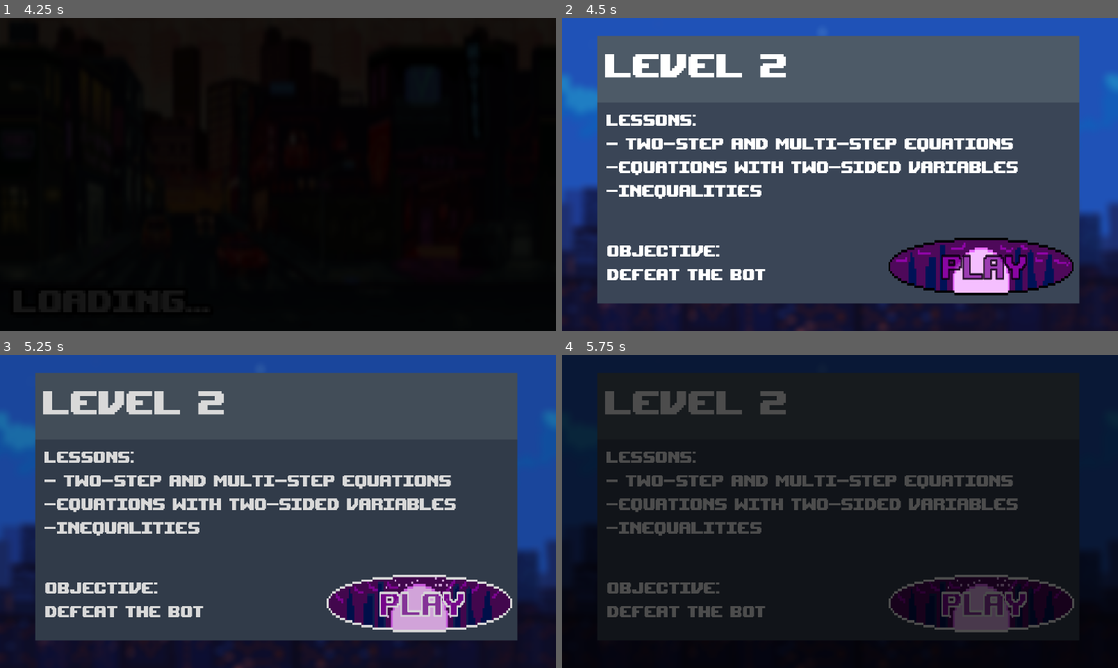
Above: before the commit, frames 1-4 (two rows, left to right).
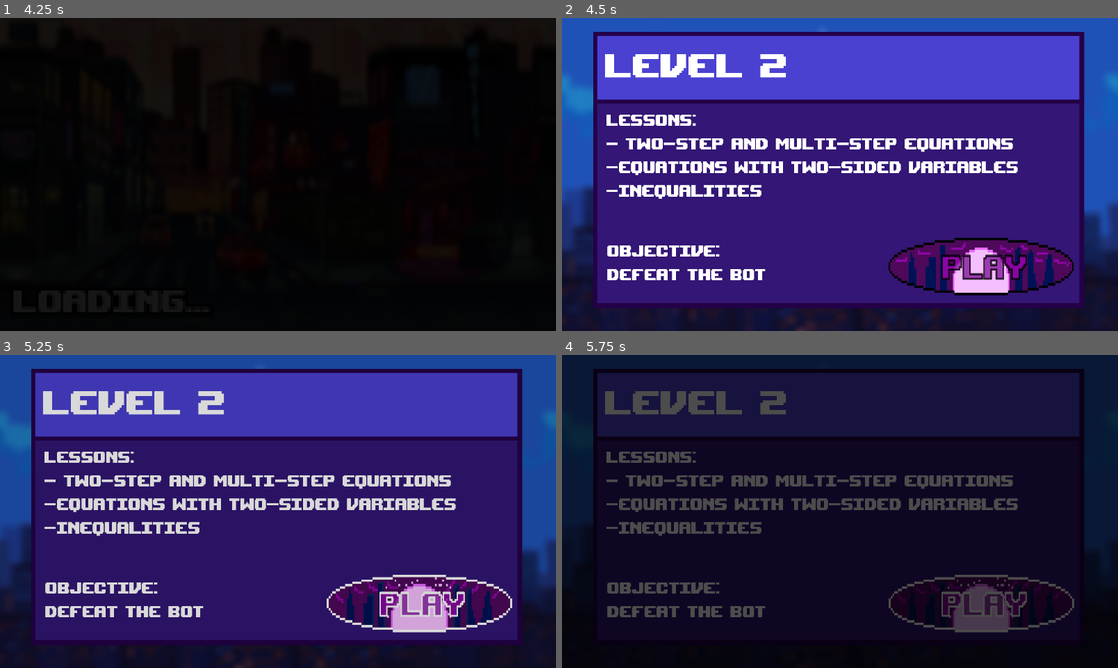
Above: after the commit, the same moments.

Repository: VinceAL-9/Mathfight
Game: Godot game, scene res://scenes/Whole game/Choose mode/campaign/campaign_select.tscn
Same seed, same stepped clock (60 frames per second), same inputs: the game is played once before the commit and once after it. This scene is started directly instead of the project's main scene.
Inputs (mouse positions are in pixels of both pictures, inside the frame that each line leads up to):
- Up to frame 1 (4.25 s): click "1" at 0.5 s; click "2" at 1.25 s; click "3" at 2 s; click "1" at 2.75 s; click "2" at 3.5 s
- Up to frame 2 (4.5 s): click "3" at 4.25 s
- Up to frame 3 (5.25 s): click (417, 646) at 5 s
- Up to frame 4 (5.75 s): no input

Frame 1 is identical in both runs. In frame 2, 66% of the frame differs, in the area x 5-94%, y 4-93%; in frame 3, 66%; in frame 4, 18%.

Commit message:
moified pregame ui and play button sfx

Diff:
--- a/scenes/Whole game/Choose mode/campaign/Core gameplay/game.tscn
+++ b/scenes/Whole game/Choose mode/campaign/Core gameplay/game.tscn
@@ -229,6 +229,7 @@
 text = "Volume"
 
 [node name="VolumeSlider" type="HSlider" parent="Display/PausePopupFade/PauseContainer"]
+layout_mode = 0
 offset_left = 31.0
 offset_top = 137.0
 offset_right = 464.0
@@ -238,6 +239,7 @@
 value = 1.0
 
 [node name="DisplayModeText" type="Label" parent="Display/PausePopupFade/PauseContainer"]
+layout_mode = 0
 offset_left = 35.0
 offset_top = 208.0
 offset_right = 292.0
--- a/scenes/Whole game/Choose mode/campaign/levels/Pre-game1.tscn
+++ b/scenes/Whole game/Choose mode/campaign/levels/Pre-game1.tscn
@@ -1,18 +1,14 @@
-[gd_scene load_steps=14 format=3 uid="uid://chso4r4j1hp0y"]
+[gd_scene load_steps=12 format=3 uid="uid://chso4r4j1hp0y"]
 
 [ext_resource type="Script" uid="uid://46x207iaoljc" path="res://scripts/Whole game/Choose mode/campaign/Levels/pre_game_1.gd" id="1_3q40s"]
 [ext_resource type="Texture2D" uid="uid://bdvsufla5yllv" path="res://assets/images/Pregame_background.png" id="1_d4uqf"]
-[ext_resource type="Texture2D" uid="uid://cr0clsc7g3y4g" path="res://assets/sprites/free-exclusion-zone-tileset-pixel-art/1 Tiles/Tile_46.png" id="2_18lmr"]
 [ext_resource type="Texture2D" uid="uid://y5nx0u36ai5d" path="res://assets/images/start-button-on-hover.png" id="3_qfmi3"]
 [ext_resource type="Texture2D" uid="uid://cjswsidfopc0p" path="res://assets/images/start-button-normal.png" id="4_2pott"]
 [ext_resource type="FontFile" uid="uid://dshtorx4qksxg" path="res://assets/fonts/upheavtt.ttf" id="5_ehnsm"]
-[ext_resource type="AudioStream" uid="uid://j6yoxkh2du5l" path="res://assets/AudioAssets/Start_game.mp3" id="7_eerx7"]
+[ext_resource type="AudioStream" uid="uid://cd7t7udphckd" path="res://assets/AudioAssets/Carstart1.mp3" id="6_3q40s"]
 
 [sub_resource type="StyleBoxTexture" id="StyleBoxTexture_pyrju"]
 texture = ExtResource("1_d4uqf")
-
-[sub_resource type="StyleBoxTexture" id="StyleBoxTexture_8qjhk"]
-texture = ExtResource("2_18lmr")
 
 [sub_resource type="Animation" id="Animation_jk1qb"]
 length = 0.001
@@ -117,13 +113,37 @@
 grow_vertical = 2
 theme_override_styles/panel = SubResource("StyleBoxTexture_pyrju")
 
-[node name="Panel" type="Panel" parent="CanvasLayer"]
+[node name="ColorRect3" type="ColorRect" parent="CanvasLayer"]
+offset_left = 65.0
+offset_top = 29.0
+offset_right = 105.0
+offset_bottom = 69.0
+scale = Vector2(25.4194, 14.2925)
+color = Color(0.139806, 0.000263011, 0.282054, 1)
+
+[node name="ColorRect" type="ColorRect" parent="CanvasLayer"]
 offset_left = 73.0
 offset_top = 37.0
 offset_right = 113.0
 offset_bottom = 77.0
-scale = Vector2(24.9803, 13.8378)
-theme_override_styles/panel = SubResource("StyleBoxTexture_8qjhk")
+scale = Vector2(24.9784, 3.45959)
+color = Color(0.29192, 0.2542, 0.82, 1)
+
+[node name="ColorRect2" type="ColorRect" parent="CanvasLayer"]
+offset_left = 73.0
+offset_top = 175.0
+offset_right = 113.0
+offset_bottom = 215.0
+scale = Vector2(24.9808, 10.3873)
+color = Color(0.19918, 0.0874, 0.46, 1)
+
+[node name="ColorRect4" type="ColorRect" parent="CanvasLayer"]
+offset_left = 65.0
+offset_top = 169.0
+offset_right = 105.0
+offset_bottom = 209.0
+scale = Vector2(25.4203, 0.195309)
+color = Color(0.139806, 0.000263011, 0.282054, 1)
 
 [node name="TextureButton" type="TextureButton" parent="CanvasLayer"]
 offset_left = 682.0
@@ -185,7 +205,7 @@
 color = Color(0, 0, 0, 1)
 
 [node name="Button_SFX" type="AudioStreamPlayer" parent="."]
-stream = ExtResource("7_eerx7")
+stream = ExtResource("6_3q40s")
 volume_db = 1.0
 mix_target = 2
 
--- a/scenes/Whole game/Choose mode/campaign/levels/Pre-game2.tscn
+++ b/scenes/Whole game/Choose mode/campaign/levels/Pre-game2.tscn
@@ -1,18 +1,14 @@
-[gd_scene load_steps=14 format=3 uid="uid://bg1maj5vb6l7e"]
+[gd_scene load_steps=12 format=3 uid="uid://bg1maj5vb6l7e"]
 
 [ext_resource type="Script" uid="uid://cibebofytg4wo" path="res://scripts/Whole game/Choose mode/campaign/Levels/pre_game_2.gd" id="1_rqw4j"]
 [ext_resource type="Texture2D" uid="uid://bdvsufla5yllv" path="res://assets/images/Pregame_background.png" id="1_sacj4"]
-[ext_resource type="Texture2D" uid="uid://cr0clsc7g3y4g" path="res://assets/sprites/free-exclusion-zone-tileset-pixel-art/1 Tiles/Tile_46.png" id="2_o4n67"]
 [ext_resource type="Texture2D" uid="uid://y5nx0u36ai5d" path="res://assets/images/start-button-on-hover.png" id="3_rqw4j"]
 [ext_resource type="Texture2D" uid="uid://cjswsidfopc0p" path="res://assets/images/start-button-normal.png" id="4_geu2e"]
 [ext_resource type="FontFile" uid="uid://dshtorx4qksxg" path="res://assets/fonts/upheavtt.ttf" id="5_4olml"]
-[ext_resource type="AudioStream" uid="uid://codinsjriyrkh" path="res://assets/AudioAssets/ButtonSfx.mp3" id="6_o4n67"]
+[ext_resource type="AudioStream" uid="uid://cd7t7udphckd" path="res://assets/AudioAssets/Carstart1.mp3" id="6_o4n67"]
 
 [sub_resource type="StyleBoxTexture" id="StyleBoxTexture_pyrju"]
 texture = ExtResource("1_sacj4")
-
-[sub_resource type="StyleBoxTexture" id="StyleBoxTexture_8qjhk"]
-texture = ExtResource("2_o4n67")
 
 [sub_resource type="Animation" id="Animation_jk1qb"]
 length = 0.001
@@ -117,13 +113,37 @@
 grow_vertical = 2
 theme_override_styles/panel = SubResource("StyleBoxTexture_pyrju")
 
-[node name="Panel" type="Panel" parent="CanvasLayer"]
+[node name="ColorRect3" type="ColorRect" parent="CanvasLayer"]
+offset_left = 65.0
+offset_top = 29.0
+offset_right = 105.0
+offset_bottom = 69.0
+scale = Vector2(25.4194, 14.2925)
+color = Color(0.139806, 0.000263011, 0.282054, 1)
+
+[node name="ColorRect" type="ColorRect" parent="CanvasLayer"]
 offset_left = 73.0
 offset_top = 37.0
 offset_right = 113.0
 offset_bottom = 77.0
-scale = Vector2(24.9803, 13.8378)
-theme_override_styles/panel = SubResource("StyleBoxTexture_8qjhk")
+scale = Vector2(24.9784, 3.45959)
+color = Color(0.29192, 0.2542, 0.82, 1)
+
+[node name="ColorRect2" type="ColorRect" parent="CanvasLayer"]
+offset_left = 73.0
+offset_top = 175.0
+offset_right = 113.0
+offset_bottom = 215.0
+scale = Vector2(24.9808, 10.3873)
+color = Color(0.19918, 0.0874, 0.46, 1)
+
+[node name="ColorRect4" type="ColorRect" parent="CanvasLayer"]
+offset_left = 65.0
+offset_top = 169.0
+offset_right = 105.0
+offset_bottom = 209.0
+scale = Vector2(25.4203, 0.195309)
+color = Color(0.139806, 0.000263011, 0.282054, 1)
 
 [node name="PlayButton" type="TextureButton" parent="CanvasLayer"]
 anchors_preset = 15
--- a/scenes/Whole game/Choose mode/campaign/levels/Pre-game3.tscn
+++ b/scenes/Whole game/Choose mode/campaign/levels/Pre-game3.tscn
@@ -1,18 +1,14 @@
-[gd_scene load_steps=14 format=3 uid="uid://b3uelty3lvmqb"]
+[gd_scene load_steps=12 format=3 uid="uid://b3uelty3lvmqb"]
 
 [ext_resource type="Script" uid="uid://bjyvtsre3hko1" path="res://scripts/Whole game/Choose mode/campaign/Levels/pre_game_3.gd" id="1_8bdl6"]
 [ext_resource type="Texture2D" uid="uid://bdvsufla5yllv" path="res://assets/images/Pregame_background.png" id="1_c0ydc"]
-[ext_resource type="Texture2D" uid="uid://cr0clsc7g3y4g" path="res://assets/sprites/free-exclusion-zone-tileset-pixel-art/1 Tiles/Tile_46.png" id="2_0afia"]
 [ext_resource type="Texture2D" uid="uid://y5nx0u36ai5d" path="res://assets/images/start-button-on-hover.png" id="3_8bdl6"]
 [ext_resource type="Texture2D" uid="uid://cjswsidfopc0p" path="res://assets/images/start-button-normal.png" id="4_rnu6v"]
 [ext_resource type="FontFile" uid="uid://dshtorx4qksxg" path="res://assets/fonts/upheavtt.ttf" id="5_uh356"]
-[ext_resource type="AudioStream" uid="uid://codinsjriyrkh" path="res://assets/AudioAssets/ButtonSfx.mp3" id="6_0afia"]
+[ext_resource type="AudioStream" uid="uid://cd7t7udphckd" path="res://assets/AudioAssets/Carstart1.mp3" id="6_0afia"]
 
 [sub_resource type="StyleBoxTexture" id="StyleBoxTexture_pyrju"]
 texture = ExtResource("1_c0ydc")
-
-[sub_resource type="StyleBoxTexture" id="StyleBoxTexture_8qjhk"]
-texture = ExtResource("2_0afia")
 
 [sub_resource type="Animation" id="Animation_jk1qb"]
 length = 0.001
@@ -117,13 +113,37 @@
 grow_vertical = 2
 theme_override_styles/panel = SubResource("StyleBoxTexture_pyrju")
 
-[node name="Panel" type="Panel" parent="CanvasLayer"]
+[node name="ColorRect3" type="ColorRect" parent="CanvasLayer"]
+offset_left = 65.0
+offset_top = 29.0
+offset_right = 105.0
+offset_bottom = 69.0
+scale = Vector2(25.4194, 14.2925)
+color = Color(0.139806, 0.000263011, 0.282054, 1)
+
+[node name="ColorRect" type="ColorRect" parent="CanvasLayer"]
 offset_left = 73.0
 offset_top = 37.0
 offset_right = 113.0
 offset_bottom = 77.0
-scale = Vector2(24.9803, 13.8378)
-theme_override_styles/panel = SubResource("StyleBoxTexture_8qjhk")
+scale = Vector2(24.9784, 3.45959)
+color = Color(0.29192, 0.2542, 0.82, 1)
+
+[node name="ColorRect2" type="ColorRect" parent="CanvasLayer"]
+offset_left = 73.0
+offset_top = 175.0
+offset_right = 113.0
+offset_bottom = 215.0
+scale = Vector2(24.9808, 10.3873)
+color = Color(0.19918, 0.0874, 0.46, 1)
+
+[node name="ColorRect4" type="ColorRect" parent="CanvasLayer"]
+offset_left = 65.0
+offset_top = 169.0
+offset_right = 105.0
+offset_bottom = 209.0
+scale = Vector2(25.4203, 0.195309)
+color = Color(0.139806, 0.000263011, 0.282054, 1)
 
 [node name="PlayButton" type="TextureButton" parent="CanvasLayer"]
 anchors_preset = 15
Not shown, added: assets/AudioAssets/Carstart1.mp3.import
Not shown: 1 places in scenes/Whole game/Choose mode/campaign/Core gameplay/game.tscn that only renumber resources
Not shown, added: assets/AudioAssets/Carstart1.mp3
